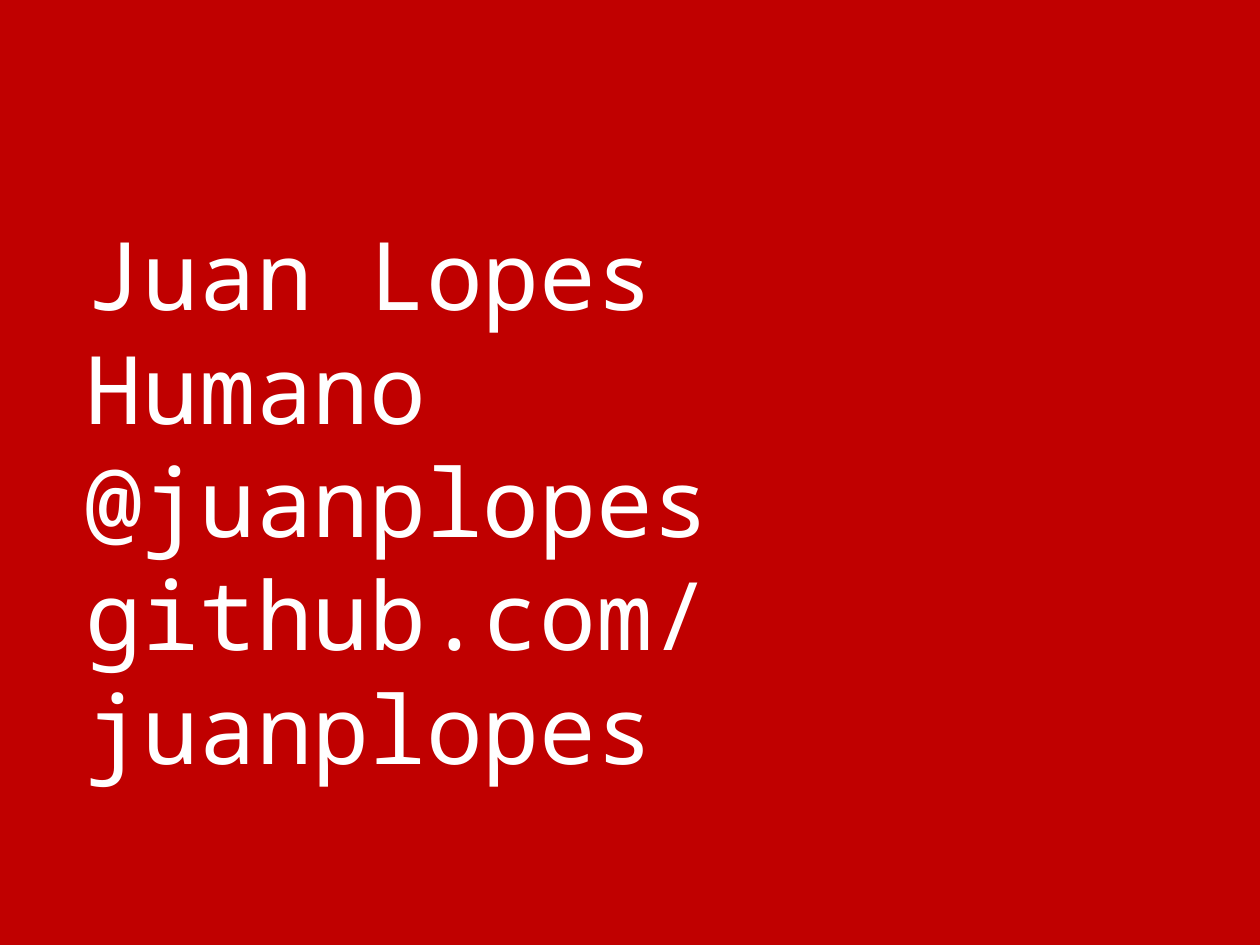
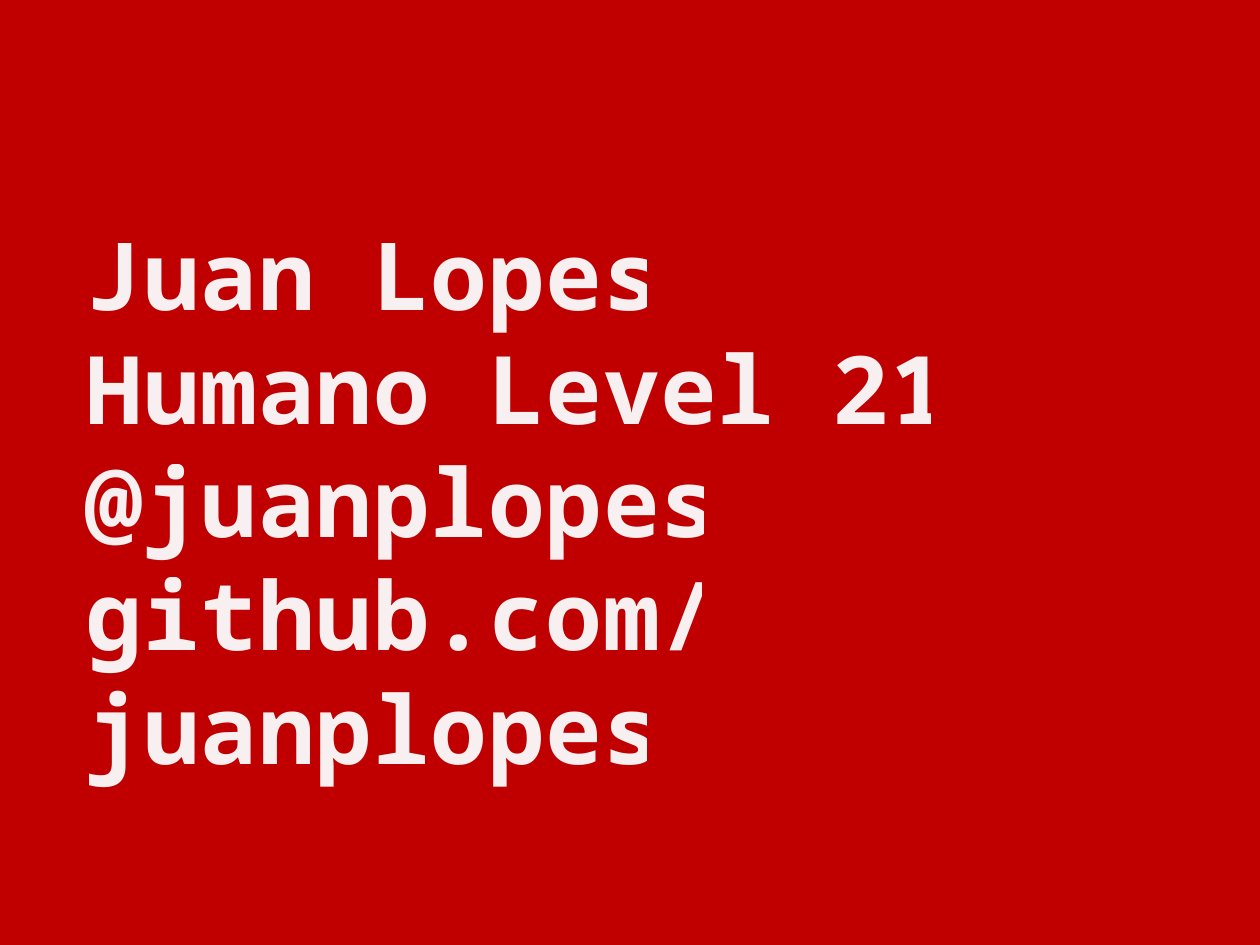
Before and after one commit to juanplopes/ci-alem-do-build, a slide deck: slide 1 of Presentation.pptx (slide 2 before the commit). Drawn at 1260x945 pixels with LibreOffice and Linux fonts; fonts in the diff are those of the drawing. Boxes give left, top, right and bottom in pixels: in the first picture for what was removed or moved away, otherwise in the second. Text is boxed around its words. In the diff, an @@ line names an element or a change of style, - is before the commit and + after.

```diff
--- a/Presentation.pptx
+++ b/Presentation.pptx
@@ text at [86, 243, 717, 787]: text colour #FFFFFF to #FCFCFD at 95% opacity, letter spacing 0 to 0.5 pt, letter outline none to #101A26 1.06 pt, bold on in "Juan Lopes", "@juanplopes", "github.com/juanplopes" @@
@@ text at [86, 352, 947, 425]: text changed; text colour #FFFFFF to #FCFCFD at 95% opacity; bold on @@
-Humano
+Humano Level 21
```
Also in this commit, not shown: 5 other slides changed, 17 slides added, 5 slides removed.
